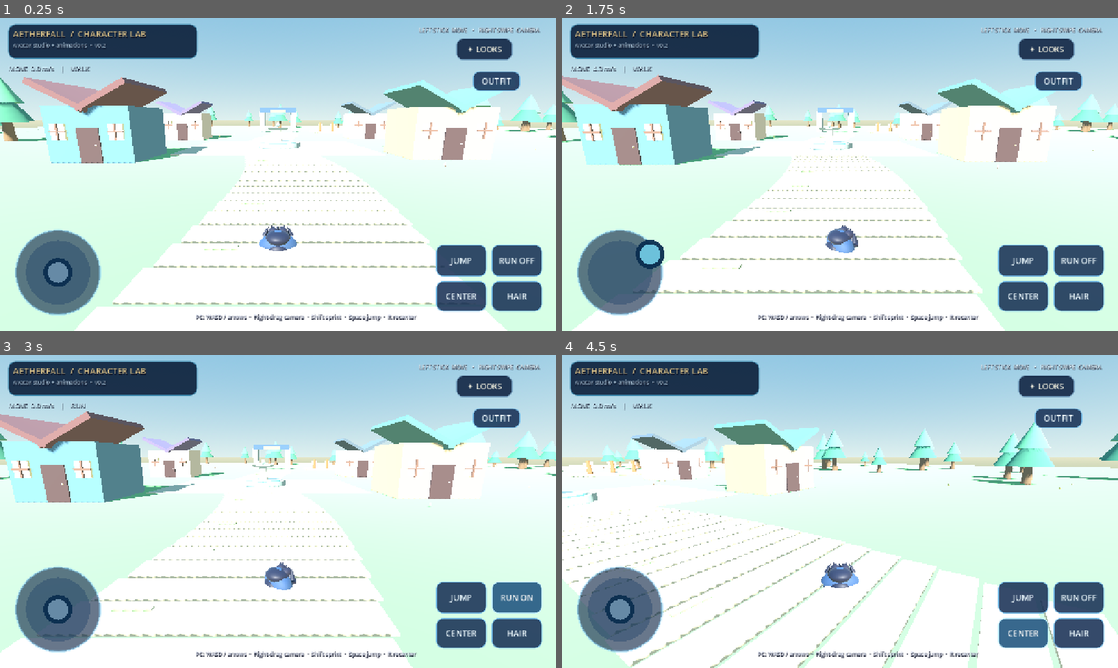
Above: before the commit, frames 1-4 (two rows, left to right).
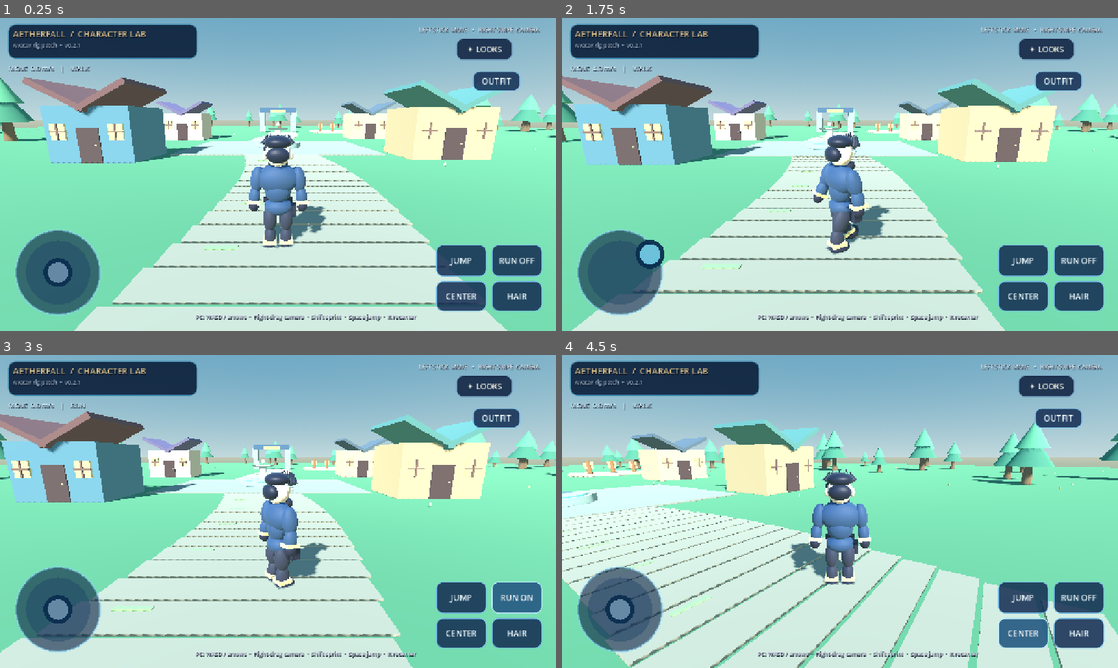
Above: after the commit, the same moments.

Repository: demetrecerrone-star/Aetherfall
Game: Godot game, scene res://scenes/main.tscn
Two runs of this game, one before a commit and one after it. Both use one fixed random seed, a clock stepped at 60 frames per second and the inputs below.
Inputs (mouse positions are in pixels of both pictures, inside the frame that each line leads up to):
- Up to frame 1 (0.25 s): no input
- Up to frame 2 (1.75 s): click "JUMP" at 0.5 s; drag from (617, 271) to (895, 105) at 1.27 s
- Up to frame 3 (3 s): drag from (166, 527) to (250, 574) at 2.02 s; click "RUN OFF" at 2.75 s
- Up to frame 4 (4.5 s): click "RUN ON" at 3.5 s; click "CENTER" at 4.25 s

The runs differ from the first frame. In frame 1, 84% of the frame differs, in the area x 0-100%, y 0-100%; in frame 2, 84%; in frame 3, 84%; in frame 4, 85%.

Commit message:
v0.2.1 fix collapsed skeleton, ultra-wide Android layout, and lighting
* Fix collapsed avatar: initialize all procedural Skeleton3D bone poses from rest transforms

* v0.2.1 correct mobile presentation and test configuration: scripts/main.gd

* v0.2.1 correct mobile presentation and test configuration: scripts/touch_hud.gd

* v0.2.1 correct mobile presentation and test configuration: export_presets.cfg

* v0.2.1 correct mobile presentation and test configuration: .github/workflows/android-debug.yml

* Add headless regression test for skeleton bone/visible attachment height and character rebuild

* Fill ultra-wide Android landscape screens instead of pillarboxing at 16:9

* Fix v0.2.1 export artifact verification and upload filename

Diff:
--- a/project.godot
+++ b/project.godot
@@ -13,6 +13,7 @@
 window/size/window_width_override=1280
 window/size/window_height_override=720
 window/stretch/mode="canvas_items"
+window/stretch/aspect="expand"
 window/handheld/orientation=4
 
 [rendering]
--- a/scripts/avatar_v02.gd
+++ b/scripts/avatar_v02.gd
@@ -119,6 +119,12 @@
 	_add_bone("RightThigh", "Hips", Vector3(0.16, -0.055, 0))
 	_add_bone("RightShin", "RightThigh", Vector3(0, -0.43, 0))
 
+	# CRITICAL: Skeleton3D's initial pose does not automatically inherit the
+	# rest translations assigned to bones created at runtime. Without resetting
+	# pose to rest, every BoneAttachment3D piles up at (0,0,0). This produced
+	# the tiny pile of heads/limbs visible in the v0.2 phone screenshot.
+	_skeleton.reset_bone_poses()
+
 	var body_frame := int(appearance["frame"])
 	var broad := body_frame == 0
 	var shoulders := 1.06 if broad else 0.91
--- a/scripts/main.gd
+++ b/scripts/main.gd
@@ -83,40 +83,41 @@
 	var sun := DirectionalLight3D.new()
 	sun.name = "LateAfternoonSun"
 	sun.rotation_degrees = Vector3(-42, -28, 0)
-	sun.light_energy = 1.25
-	sun.light_color = Color("ffecd4")
+	sun.light_energy = 0.85
+	sun.light_color = Color("f3e3ce")
 	sun.shadow_enabled = true
 	add_child(sun)
 	var env_root := WorldEnvironment.new()
 	var env := Environment.new()
 	var sky_mat := ProceduralSkyMaterial.new()
-	sky_mat.sky_top_color = Color("5f98c6")
-	sky_mat.sky_horizon_color = Color("c3e0de")
-	sky_mat.ground_bottom_color = Color("98ab8b")
-	sky_mat.ground_horizon_color = Color("d4d4aa")
+	sky_mat.sky_top_color = Color("477a9b")
+	sky_mat.sky_horizon_color = Color("9ebbc0")
+	sky_mat.ground_bottom_color = Color("77937b")
+	sky_mat.ground_horizon_color = Color("a6a995")
 	var sky := Sky.new()
 	sky.sky_material = sky_mat
 	env.background_mode = Environment.BG_SKY
 	env.sky = sky
 	env.ambient_light_source = Environment.AMBIENT_SOURCE_SKY
+	env.ambient_light_energy = 0.48
 	env.reflected_light_source = Environment.REFLECTION_SOURCE_BG
 	env.tonemap_mode = Environment.TONE_MAPPER_FILMIC
 	env_root.environment = env
 	add_child(env_root)
 
 func _build_environment() -> void:
-	_mesh_box("GrassMeadow", Vector3(0, -0.32, -16), Vector3(MAP_SIZE, 0.64, MAP_SIZE), _mat("709e67"))
+	_mesh_box("GrassMeadow", Vector3(0, -0.32, -16), Vector3(MAP_SIZE, 0.64, MAP_SIZE), _mat("527f62"))
 	_obstacle("Ground", Vector3(0, -0.32, -16), Vector3(MAP_SIZE, 0.64, MAP_SIZE))
 	# Stone footpath winds from spawn, through the village, to the northern field.
 	for index in range(57):
 		var z := 11.0 - index * 0.88
 		var wiggle := sin(float(index) * 0.16) * 0.95
-		_mesh_box("StonePath%02d" % index, Vector3(wiggle, 0.025, z), Vector3(5.2, 0.05, 0.79), _mat("c6baa0"))
+		_mesh_box("StonePath%02d" % index, Vector3(wiggle, 0.025, z), Vector3(5.2, 0.05, 0.79), _mat("91897e"))
 		if index % 3 == 0:
 			_mesh_box("PathMoss%02d" % index, Vector3(wiggle - 1.55, 0.06, z - 0.19), Vector3(0.65, 0.035, 0.12), _mat("879e79"))
 
 	# A little arrival plaza; the path and nearby walls make camera collision easy to test.
-	_mesh_box("VillagePlaza", Vector3(0, 0.045, -10.4), Vector3(15.5, 0.09, 11), _mat("afa994"))
+	_mesh_box("VillagePlaza", Vector3(0, 0.045, -10.4), Vector3(15.5, 0.09, 11), _mat("868680"))
 	_build_fountain(Vector3(0, 0, -10.0))
 	_build_house(Vector3(-11, 0, -4), "56778b", "6a4d52")
 	_build_house(Vector3(11, 0, -5), "ae987b", "557b7b")
@@ -164,7 +165,7 @@
 	_mesh_box("FrontDoor", at + Vector3(0, 1.03, 2.16), Vector3(1.28, 2.05, 0.10), _mat("4e3e42"))
 	_mesh_ball("DoorHandle", at + Vector3(0.41, 1.05, 2.25), Vector3(0.11, 0.11, 0.07), _mat("e2c287"))
 	for sign_side in [-1.0, 1.0]:
-		_mesh_box("GlowingWindow", at + Vector3(sign_side * 1.67, 1.85, 2.21), Vector3(0.87, 0.92, 0.10), _mat("f3db9d"))
+		_mesh_box("GlowingWindow", at + Vector3(sign_side * 1.67, 1.85, 2.21), Vector3(0.87, 0.92, 0.10), _mat("c9ae7b"))
 		_mesh_box("WindowCrossVertical", at + Vector3(sign_side * 1.67, 1.85, 2.29), Vector3(0.08, 0.98, 0.09), _mat("725852"))
 		_mesh_box("WindowCrossHorizontal", at + Vector3(sign_side * 1.67, 1.85, 2.29), Vector3(0.93, 0.08, 0.09), _mat("725852"))
 
--- a/scripts/touch_hud.gd
+++ b/scripts/touch_hud.gd
@@ -69,7 +69,7 @@
 	header_stack.mouse_filter = Control.MOUSE_FILTER_IGNORE
 	header.add_child(header_stack)
 	header_stack.add_child(_make_label("AETHERFALL  /  CHARACTER LAB", 20, Color("d9c188")))
-	header_stack.add_child(_make_label("Avatar studio + animations  •  v0.2", 13, Color("acc6d9")))
+	header_stack.add_child(_make_label("Avatar rig patch  •  v0.2.1", 13, Color("acc6d9")))
 
 	_status_label = _make_label("MOVE  0.0 m/s", 15, Color("d5f4ff"))
 	_status_label.anchor_left = 0.015
@@ -78,6 +78,7 @@
 	_status_label.anchor_bottom = 0.145
 	_status_label.offset_bottom = 40
 	root.add_child(_status_label)
+	_status_label.visible = not OS.has_feature("mobile") and not OS.has_feature("android")
 
 	var tip := _make_label("LEFT STICK  MOVE   •   RIGHT SWIPE  CAMERA", 13, Color("e5f1f8"))
 	tip.anchor_left = 0.44
@@ -86,6 +87,7 @@
 	tip.offset_bottom = 28
 	tip.horizontal_alignment = HORIZONTAL_ALIGNMENT_RIGHT
 	root.add_child(tip)
+	tip.visible = not OS.has_feature("mobile") and not OS.has_feature("android")
 
 	_joystick = Control.new()
 	_joystick.name = "VirtualJoystick"
@@ -147,6 +149,7 @@
 	desktop_help.offset_bottom = -10
 	desktop_help.horizontal_alignment = HORIZONTAL_ALIGNMENT_CENTER
 	root.add_child(desktop_help)
+	desktop_help.visible = not OS.has_feature("mobile") and not OS.has_feature("android")
 
 func _on_run_pressed() -> void:
 	_run = not _run
--- /dev/null
+++ b/tests/avatar_rig_test.gd
@@ -0,0 +1,61 @@
+extends SceneTree
+## Regression test: v0.2 avatar collapsed because runtime bones were at origin.
+## Run: godot --headless --path . --script res://tests/avatar_rig_test.gd
+
+func _initialize() -> void:
+	call_deferred("_run")
+
+func _run() -> void:
+	var scene: PackedScene = load("res://scenes/player.tscn")
+	if scene == null:
+		push_error("Rig test: player scene could not load")
+		quit(1)
+		return
+	var player: Node3D = scene.instantiate()
+	root.add_child(player)
+	await process_frame
+
+	var avatar: Node3D = player.get_node("Avatar")
+	var pass_initial := _verify_rig(avatar, "spawn")
+	# Regenerating art after an appearance change must not reset the character
+	# into the collapsed neutral pose seen in the original v0.2 screenshot.
+	avatar.cycle_option("hair_style")
+	await process_frame
+	var pass_rebuild := _verify_rig(avatar, "appearance-change")
+	if pass_initial and pass_rebuild:
+		print("RIG_TEST_OK: humanoid skeleton and visible attachments stay properly spaced.")
+		quit(0)
+	else:
+		push_error("RIG_TEST_FAILED: collapsed humanoid detected.")
+		quit(1)
+
+func _verify_rig(avatar: Node3D, moment: String) -> bool:
+	var skeleton: Skeleton3D = avatar.get_node_or_null("HumanoidSkeleton")
+	if skeleton == null:
+		push_error("%s: missing humanoid skeleton" % moment)
+		return false
+
+	var hips_idx := skeleton.find_bone("Hips")
+	var head_idx := skeleton.find_bone("Head")
+	var shin_idx := skeleton.find_bone("LeftShin")
+	if hips_idx < 0 or head_idx < 0 or shin_idx < 0:
+		push_error("%s: missing critical humanoid bones" % moment)
+		return false
+
+	var hip_height: float = skeleton.get_bone_global_pose(hips_idx).origin.y
+	var head_height: float = skeleton.get_bone_global_pose(head_idx).origin.y
+	var shin_height: float = skeleton.get_bone_global_pose(shin_idx).origin.y
+	var attached_head_height := -100.0
+	for child in skeleton.get_children():
+		if child is BoneAttachment3D and child.bone_name == "Head":
+			attached_head_height = skeleton.to_local(child.global_position).y
+			break
+
+	print("%s rig: hips=%.3f head=%.3f shin=%.3f head_attachment=%.3f" % [moment, hip_height, head_height, shin_height, attached_head_height])
+
+	var skeletal_ok := (hip_height > 0.65 and hip_height < 1.2) and (head_height > 1.62 and head_height < 2.25) and (shin_height > 0.17 and shin_height < 0.70) and (head_height - shin_height > 1.15)
+	var attachment_ok := absf(attached_head_height - head_height) < 0.2
+	if not skeletal_ok or not attachment_ok:
+		push_error("%s: skeleton or attachment heights invalid - avatar will appear as a pile." % moment)
+		return false
+	return true
Not shown, changed: export_presets.cfg
Not shown, changed: .github/workflows/android-debug.yml
